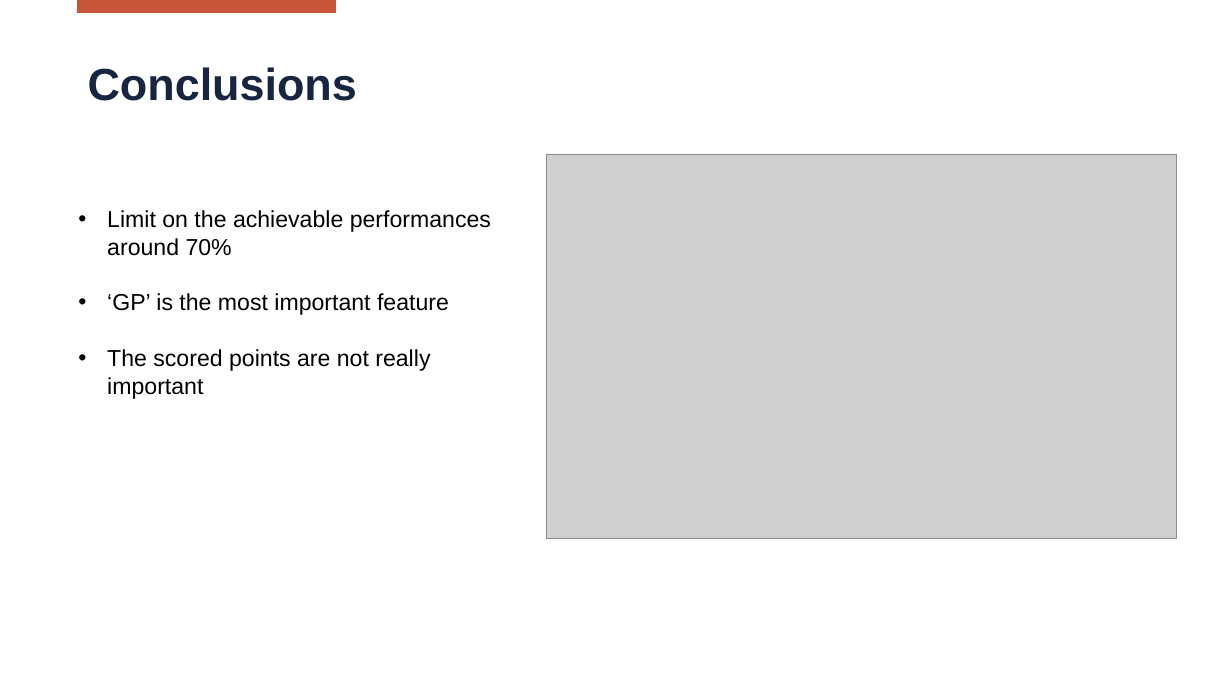
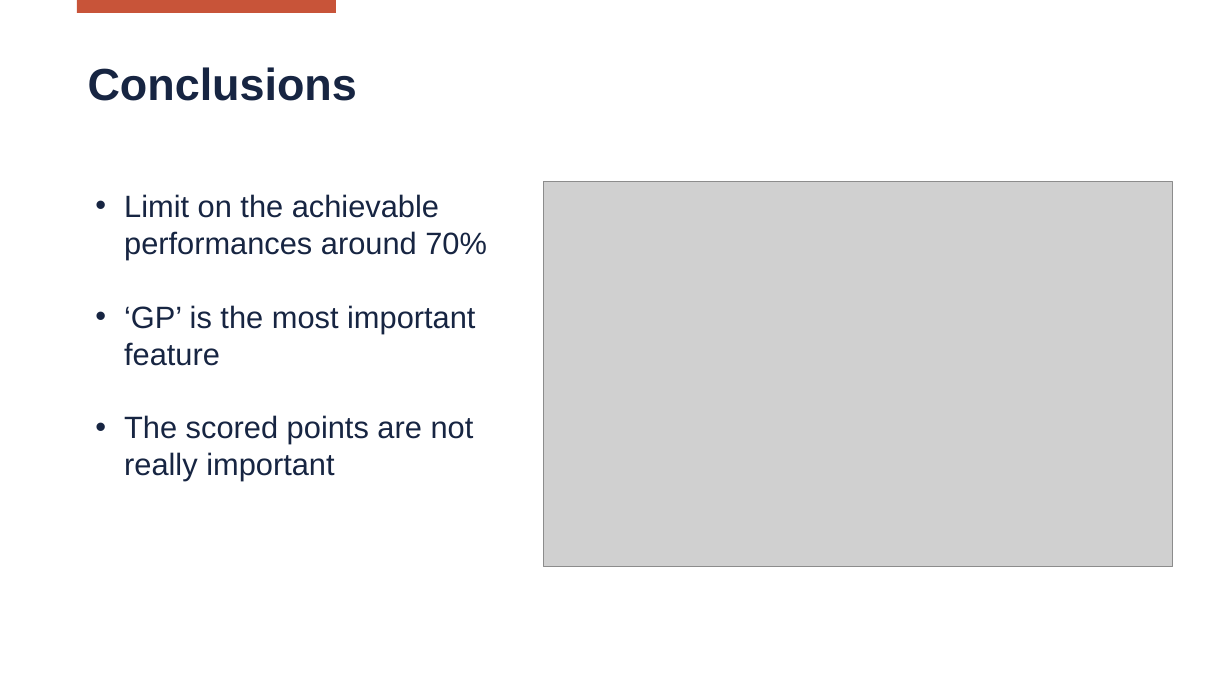
Before and after one commit to Matteo-Locatelli/SL_Project_2223, a slide deck: slide 37 of reports/Presentation.pptx. Drawn at 1232x693 pixels with LibreOffice and Linux fonts; fonts in the diff are those of the drawing; grey boxes stand for pictures; background and template pictures are left out. Boxes give left, top, right and bottom in pixels: in the first picture for what was removed or moved away, otherwise in the second. Text is boxed around its words. In the diff, an @@ line names an element or a change of style, - is before the commit and + after.

```diff
--- a/reports/Presentation.pptx
+++ b/reports/Presentation.pptx
@@ text "Limit on the achievable performances ..." moved from (x1=107, y1=210, x2=491, y2=399) to (x1=124, y1=194, x2=487, y2=481) @@
@@ text "Limit on the achievable performances ..." at (x1=124, y1=194, x2=487, y2=481): size 18 to 24 pt, text colour #000000 to #172542 @@
@@ picture moved from (x1=547, y1=154, x2=1177, y2=540) to (x1=543, y1=182, x2=1174, y2=567) @@
```
Also in this commit, not shown: 33 other slides changed.
